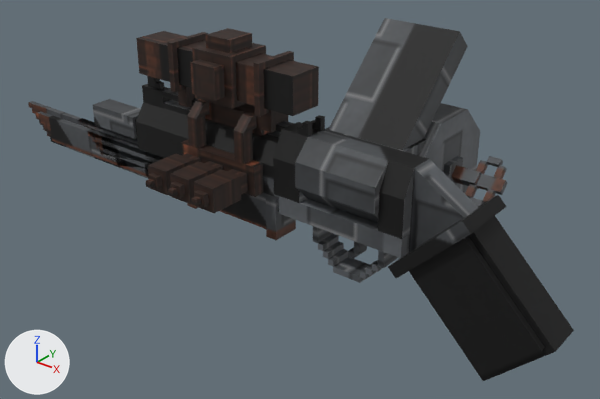
Before and after pictures for a commit that changed the OBJ model src/main/resources/assets/immersiveengineering/models/revolver.obj.
Both versions are drawn from a 50 mm camera at (4.65, -5.74, 3.57) aimed at (-0.23, 0.35, -0.21). Arrows for +X, +Y and +Z are at lower left; the lights stay in place. Where no turn or scale is listed for an object, it has been applied to the vertices.

In view in the first picture: 'barrel', 'bayonet_attachment', 'cosmetic_compensator', 'dev_bayonet', 'dev_mag', 'dev_scope', 'player_bayonet', 'player_electro', 'player_mag', 'revolver_frame'.
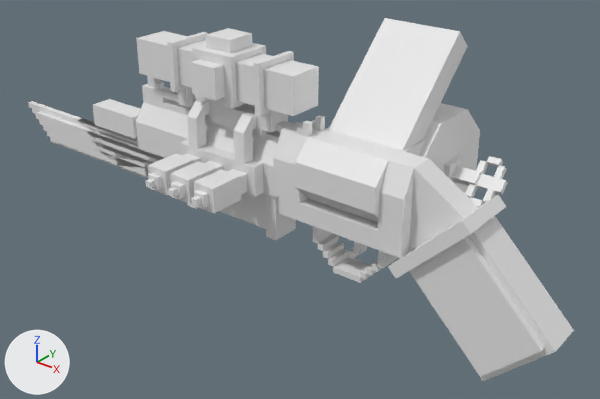
The change, as a diff of the scene's bpy script:
```diff
--- a/src/main/resources/assets/immersiveengineering/models/revolver.obj.py
+++ b/src/main/resources/assets/immersiveengineering/models/revolver.obj.py
@@ me_barrel @@
 me_barrel.from_pydata(...)  # 134 vertices, 94 faces; spans x -2.08..1.13, y -0.31..0.32, z -0.13..0.94
-me_barrel.materials.append(mat_material)  # picture img_revolver_png
@@ me_bayonet_attachment @@
 me_bayonet_attachment.from_pydata(...)  # 24 vertices, 13 faces; spans x -1.386..-0.126, y -0.158..0.157, z -0.441..0.063
-me_bayonet_attachment.materials.append(mat_material)  # picture img_revolver_png
@@ me_cosmetic_compensator @@
 me_cosmetic_compensator.from_pydata(...)  # 16 vertices, 10 faces; spans x -2.898..-2.079, y -0.126..0.126, z 0.126..0.378
-me_cosmetic_compensator.materials.append(mat_none)  # picture img_revolver_png
@@ me_dev_bayonet @@
 me_dev_bayonet.from_pydata(...)  # 128 vertices, 75 faces; spans x -4.35..-1.39, y -0.09..0.09, z -0.38..0.06
-me_dev_bayonet.materials.append(mat_material)  # picture img_revolver_png
@@ me_dev_mag @@
 me_dev_mag.from_pydata(...)  # 91 vertices, 134 faces; spans x 0.13..1.76, y 0.13..1.45, z -0.25..0.88
-me_dev_mag.materials.append(mat_material)  # picture img_revolver_png
@@ me_dev_scope @@
 me_dev_scope.from_pydata(...)  # 72 vertices, 48 faces; spans x -1.95..0.13, y -0.38..0.25, z 0.69..1.51
-me_dev_scope.materials.append(mat_none)  # picture img_revolver_png
@@ me_player_bayonet @@
 me_player_bayonet.from_pydata(...)  # 124 vertices, 75 faces; spans x -3.34..-1.39, y -0.09..0.09, z -0.38..0.06
-me_player_bayonet.materials.append(mat_material)  # picture img_revolver_png
@@ me_player_electro @@
 me_player_electro.from_pydata(...)  # 164 vertices, 101 faces; spans x -1.26..-0.252, y -0.945..0.126, z 0.063..0.819
-me_player_electro.materials.append(mat_none)  # picture img_revolver_png
@@ me_player_mag @@
 me_player_mag.from_pydata(...)  # 8 vertices, 5 faces; spans x 0.283..1.102, y 0.134..1.203, z 0.571..1.64
-me_player_mag.materials.append(mat_none)  # picture img_revolver_png
@@ me_revolver_frame @@
 me_revolver_frame.from_pydata(...)  # 144 vertices, 198 faces; spans x 0.0..2.83, y -0.32..0.32, z -1.01..0.76
-me_revolver_frame.materials.append(mat_none)  # picture img_revolver_png
```

Where the change shows, as pixel boxes [x1, y1, x2, y2] in the pictures (600 x 399 px):
'revolver_frame', recoloured (black to grey)
    both: [279, 152, 574, 381]
'barrel', recoloured (grey to white)
    both: [136, 76, 404, 223]
'dev_scope', recoloured
    both: [136, 28, 319, 132]
'player_mag', recoloured (grey to white)
    both: [328, 18, 468, 150]
'player_electro', recoloured
    both: [146, 98, 269, 213]
'dev_mag', recoloured
    both: [326, 103, 507, 207]
'dev_bayonet', recoloured
    both: [28, 101, 164, 178]
'bayonet_attachment', recoloured (black to grey)
    both: [187, 193, 296, 240]
'cosmetic_compensator', recoloured (grey to white)
    both: [93, 99, 141, 139]
'player_bayonet', recoloured (black to grey)
    both: [78, 119, 164, 178]
